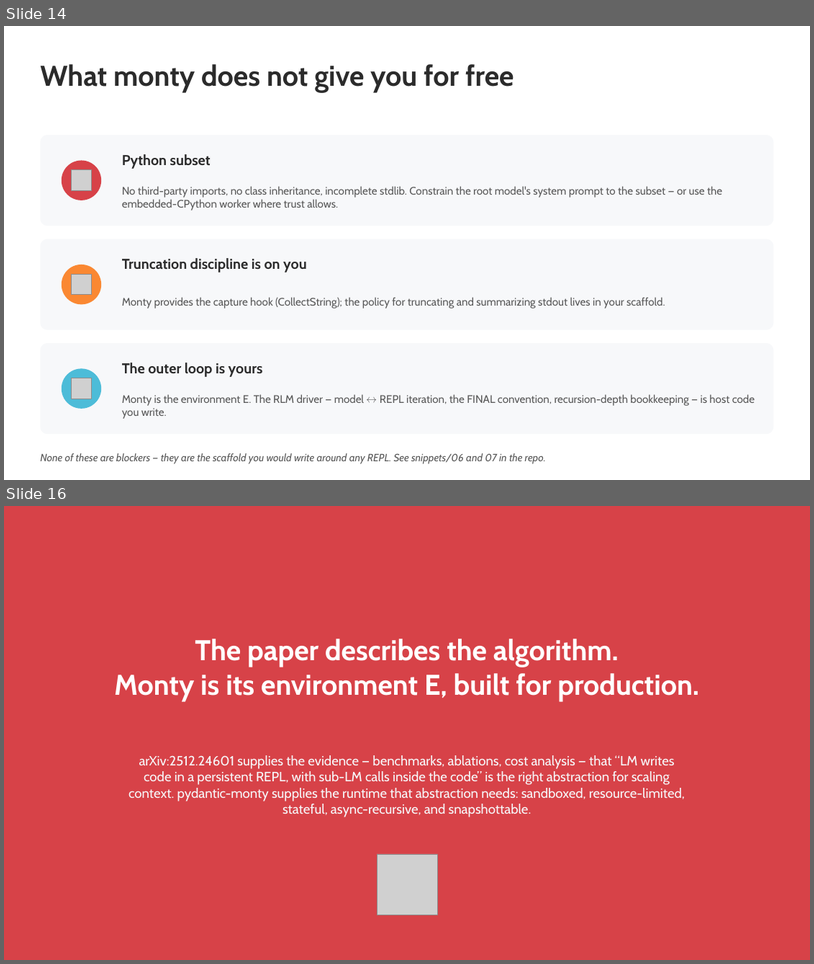
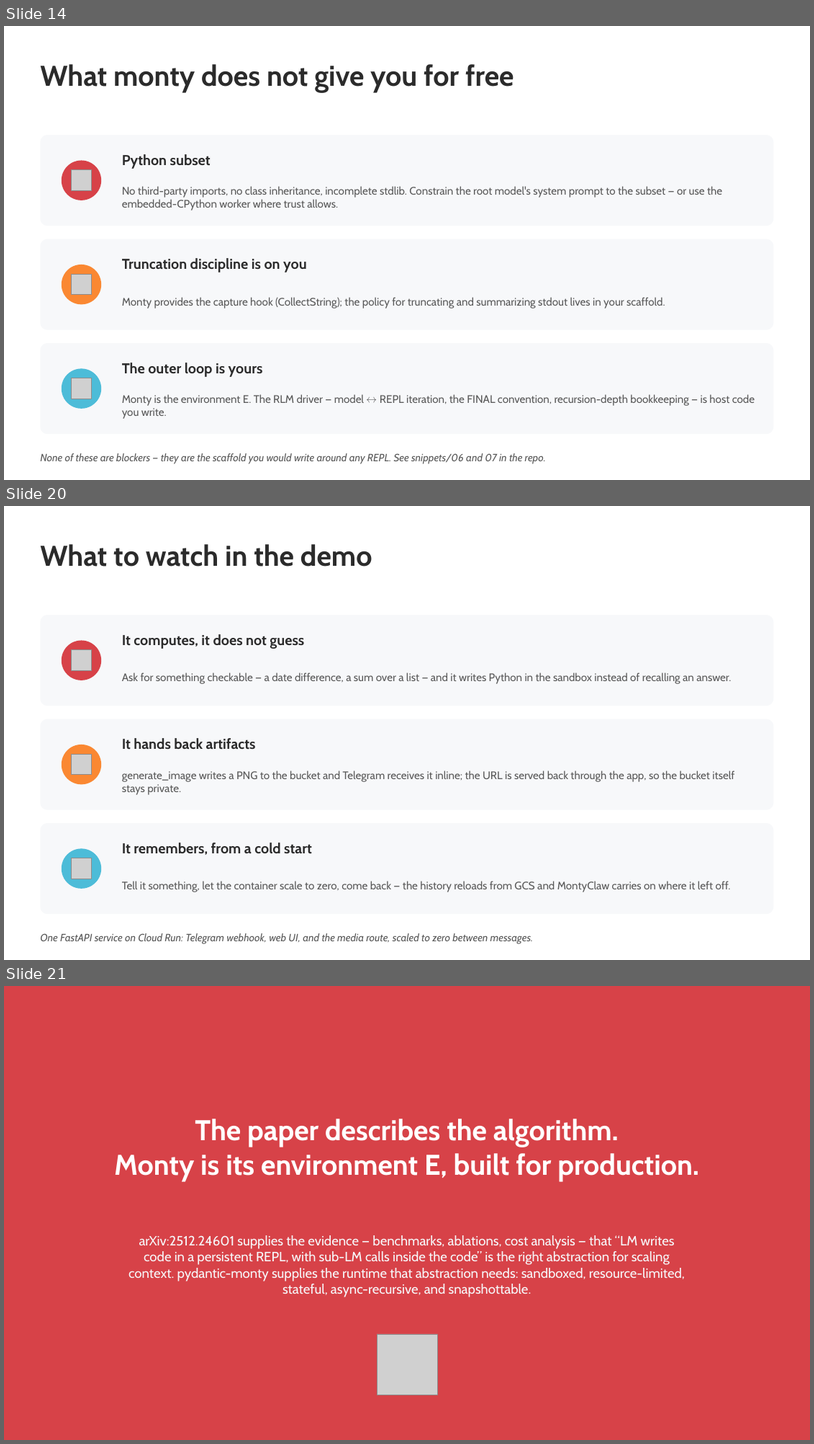
Before and after one commit to batprem/monty-claw, a slide deck: docs/presentations/monty-sandbox-rlm.pptx. Shown one above the other, each under a label of ours: slides 14 and 16 before the commit, slides 14, 20 and 21 after it; the slides between them are not shown. The pictures are 814x964 and 814x1444 pixels, drawn with LibreOffice and Linux fonts; fonts in the diff are those of the drawing; grey boxes stand for pictures. Boxes give left, top, right and bottom in pixels: in the first picture for what was removed or moved away, otherwise in the second. Text is boxed around its words. In the diff, an @@ line names an element or a change of style, - is before the commit and + after.

```diff
--- a/docs/presentations/monty-sandbox-rlm.pptx
+++ b/docs/presentations/monty-sandbox-rlm.pptx
@@ slide 20 added at (4, 506, 810, 960), background #FFFFFF @@
@@ text added at (40, 544, 373, 566), 34 pt, text #2B2B2B, bold @@
+What to watch in the demo
@@ rounded rectangle added at (40, 615, 774, 705), fill #F7F8FA @@
@@ text added at (122, 634, 304, 649), 17 pt, text #2B2B2B, bold @@
+It computes, it does not guess
@@ ellipse added at (62, 641, 101, 680), fill #D74248 @@
@@ picture added at (71, 650, 92, 671) @@
@@ text added at (122, 672, 731, 684), 13 pt, text #595959 @@
+Ask for something checkable — a date difference, a sum over a list — and it writes Python in the sandbox instead of recalling an answer.
@@ rounded rectangle added at (40, 719, 774, 810), fill #F7F8FA @@
@@ text added at (122, 738, 256, 749), 17 pt, text #2B2B2B, bold @@
+It hands back artifacts
@@ ellipse added at (62, 744, 101, 784), fill #FA8832 @@
@@ picture added at (71, 754, 92, 775) @@
@@ text added at (122, 770, 735, 795), 13 pt, text #595959 @@
+generate_image writes a PNG to the bucket and Telegram receives it inline; the URL is served back through the app, so the bucket itself stays private.
@@ rounded rectangle added at (40, 823, 774, 914), fill #F7F8FA @@
@@ ellipse added at (62, 849, 101, 888), fill #4DBCD8 @@
@@ text added at (122, 842, 312, 854), 17 pt, text #2B2B2B, bold @@
+It remembers, from a cold start
@@ picture added at (71, 858, 92, 879) @@
@@ text added at (122, 880, 731, 892), 13 pt, text #595959 @@
+Tell it something, let the container scale to zero, come back — the history reloads from GCS and MontyClaw carries on where it left off.
@@ text added at (40, 933, 534, 944), 12.5 pt, text #595959, italic @@
+One FastAPI service on Cloud Run: Telegram webhook, web UI, and the media route, scaled to zero between messages.
@@ what was slide 16 is now slide 21 @@
```
Also in this commit, not shown: 1 slide changed, 4 other slides added, 6 other files.
